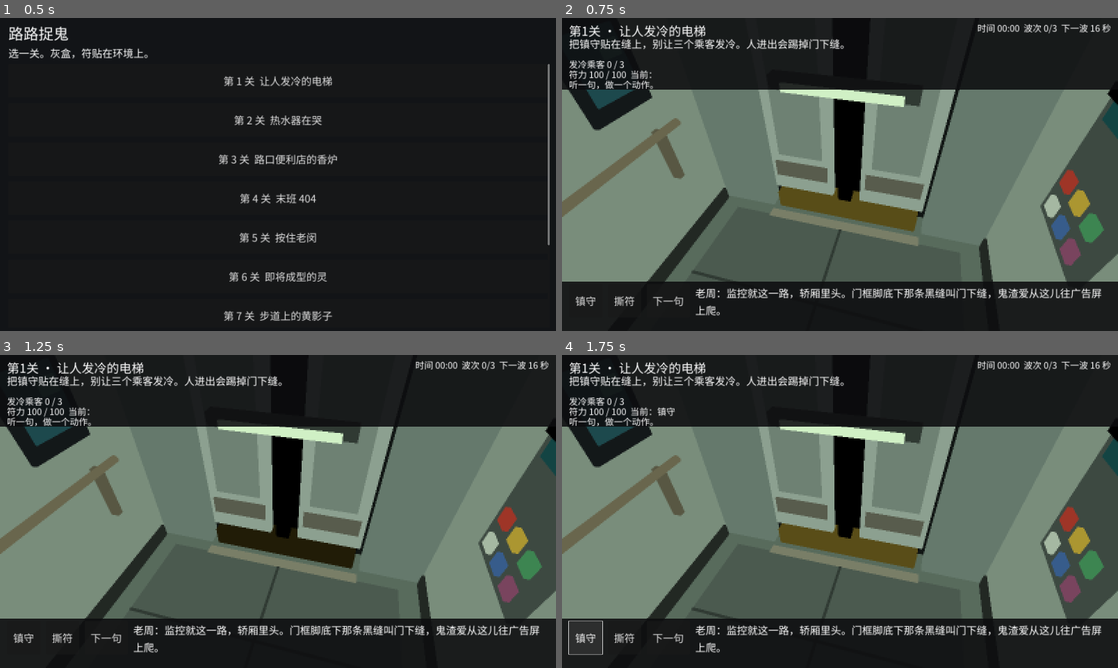
Above: before the commit, frames 1-4 (two rows, left to right).
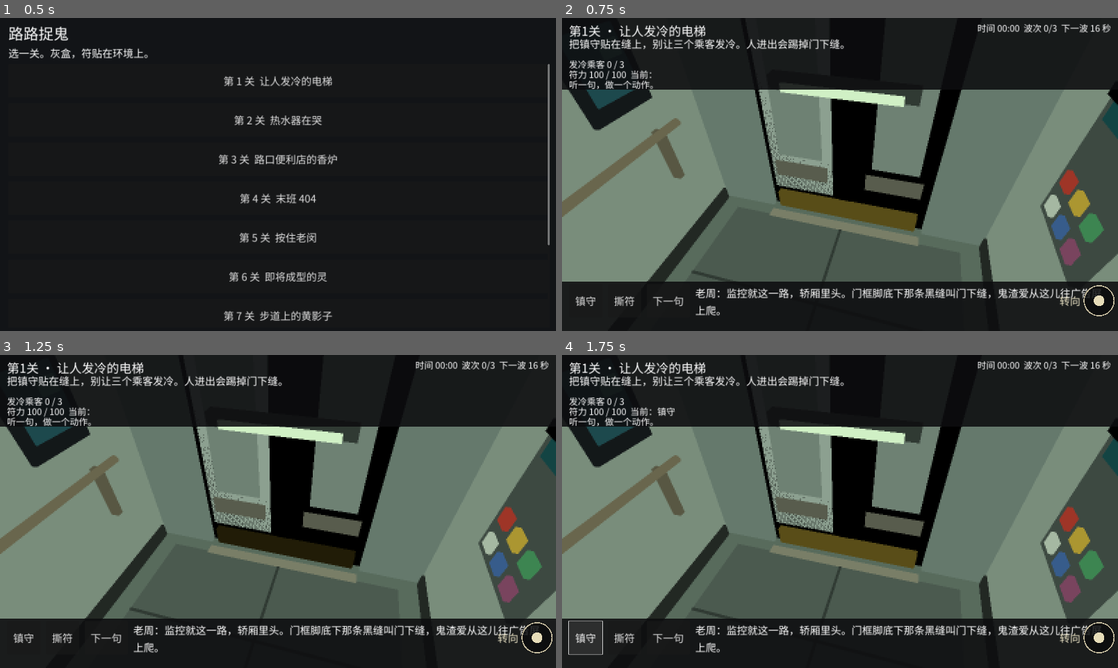
Above: after the commit, the same moments.

Repository: meathill/lulu-zhuogui
Game: Godot game, scene res://scenes/menu/level_select.tscn
Two runs of this game, one before a commit and one after it. Both use one fixed random seed, a clock stepped at 60 frames per second and the inputs below.
Inputs:
- Up to frame 1 (0.5 s): no input
- Up to frame 2 (0.75 s): click "第 1 关 让人发冷的电梯" at 0.5 s
- Up to frame 3 (1.25 s): no input
- Up to frame 4 (1.75 s): click "镇守" at 1.25 s

Frame 1 is identical in both runs. In frame 2, 3.6% of the frame differs, in the area x 34-100%, y 22-96%; in frame 3, 3.5%; in frame 4, 3.6%.

Commit message:
第1关用摇杆转向，竖屏先看见门和地面

Diff:
--- a/apps/game/src/levels/elevator_cabin.gd
+++ b/apps/game/src/levels/elevator_cabin.gd
@@ -1,7 +1,7 @@
 extends Node3D
 
-## 第 1 关轿厢。天花板角落的监控，大约 45° 俯视对着门。
-## 符位仍走灰盒的 slot id，这里只负责看得见的三维和点击射线。
+## 第 1 关轿厢。摄像头钉在角落，只能原地转头，不能平移，也不能靠拖屏缩放。
+## 竖屏一进来就多看见地面。横屏仍是原来大约 41° 的机位。符位走点击射线。
 
 var _world: Node3D
 var _camera: Camera3D
@@ -13,6 +13,27 @@
 var _grade: ColorRect
 var _seam_mesh: Dictionary = {}
 var _seam_color: Dictionary = {}
+var _solids: Array[AABB] = []
+var _shaft: Array[AABB] = []
+var _mount := Vector3(0.38, 1.92, 0.48)
+var _base_basis := Basis.IDENTITY
+var _yaw := 0.0
+var _pitch := 0.0
+var _fov := 56.0
+var _steered := false
+var _input_muted := false
+var _framed_key := ""
+var _stick_layer: CanvasLayer
+var _stick: StickPad
+var _stick_label: Label
+
+const YAW_MIN := -0.30
+const YAW_MAX := 0.48
+const PITCH_MIN := -0.34
+const PITCH_MAX := 0.26
+const PORTRAIT_PITCH := -0.10
+const PORTRAIT_FOV := 62.0
+const DESK_FOV := 56.0
 
 
 func setup() -> void:
@@ -33,13 +54,17 @@
 
 	_camera = Camera3D.new()
 	_camera.name = "Camera"
-	_camera.fov = 56.0
+	_camera.fov = _fov
 	_camera.near = 0.04
 	_camera.far = 30.0
 	_world.add_child(_camera)
-	# 后右上角，看向门下沿。水平距离和落差接近，俯角约 45°。
-	_camera.look_at_from_position(Vector3(0.38, 1.92, 0.48), Vector3(-0.02, 0.55, -1.05), Vector3.UP)
+	# 后右上角钉死。起始仍看向门下沿，俯角约 41°。之后只改朝向和视角。
+	_camera.look_at_from_position(_mount, Vector3(-0.02, 0.55, -1.05), Vector3.UP)
+	_mount = _camera.position
+	_base_basis = _camera.basis
 	_camera.current = true
+	_apply_pose()
+	_build_stick()
 	_add_grade()
 	print("轿厢机位已摆好")
 
@@ -77,15 +102,20 @@
 	var phone := _arg_value("--shot-phone")
 	if phone != "":
 		_capture_phone(phone)
-
-
-func _process(_delta: float) -> void:
+	if OS.get_cmdline_user_args().has("--shot-orbit"):
+		_capture_orbit()
+
+
+func _process(delta: float) -> void:
 	_fit_grade()
 	if not _bound or _camera == null:
 		return
 	_sync_slots()
 	_sync_spirits()
 	_pulse_seams()
+	_refresh_framing()
+	_layout_stick()
+	_apply_stick(delta)
 
 
 func pick(screen_pos: Vector2) -> String:
@@ -130,8 +160,8 @@
 
 
 func _build_doors() -> void:
-	# 门后的暗井，缝和门缝都透出这块黑。
-	_box(Vector3(0, 1.02, -1.48), Vector3(1.20, 2.10, 0.36), Color(0.015, 0.016, 0.018))
+	# 门后的暗井。射线把它当成门外，镜头不能转到只看见这口井。
+	_box(Vector3(0, 1.08, -1.46), Vector3(1.40, 2.24, 0.58), Color(0.015, 0.016, 0.018), true)
 	var door := Color(0.64, 0.66, 0.64)
 	var inset := Color(0.50, 0.53, 0.51)
 	# 两扇门悬在地面以上，底下留一条能看见的黑缝。
@@ -439,7 +469,7 @@
 	print("SHOT save %s %s %sx%s" % [path, err, image.get_width(), image.get_height()])
 
 
-func _box(pos: Vector3, size: Vector3, color: Color) -> MeshInstance3D:
+func _box(pos: Vector3, size: Vector3, color: Color, shaft: bool = false) -> MeshInstance3D:
 	var mesh_node := MeshInstance3D.new()
 	var mesh := BoxMesh.new()
 	mesh.size = size
@@ -447,6 +477,11 @@
 	mesh_node.position = pos
 	mesh_node.material_override = _solid(color)
 	_world.add_child(mesh_node)
+	var aabb := AABB(pos - size * 0.5, size)
+	if shaft:
+		_shaft.append(aabb)
+	else:
+		_solids.append(aabb)
 	return mesh_node
 
 
@@ -470,6 +505,288 @@
 	mat.albedo_color = color
 	mat.cull_mode = BaseMaterial3D.CULL_DISABLED
 	return mat
+
+
+func _build_stick() -> void:
+	_stick_layer = CanvasLayer.new()
+	_stick_layer.layer = 4
+	_stick_layer.name = "TurnStick"
+	get_parent().add_child(_stick_layer)
+	var root := Control.new()
+	root.mouse_filter = Control.MOUSE_FILTER_IGNORE
+	root.set_anchors_preset(Control.PRESET_FULL_RECT)
+	root.offset_right = 0
+	root.offset_bottom = 0
+	_stick_layer.add_child(root)
+	_stick_label = Label.new()
+	_stick_label.text = "转向"
+	_stick_label.mouse_filter = Control.MOUSE_FILTER_IGNORE
+	_stick_label.horizontal_alignment = HORIZONTAL_ALIGNMENT_RIGHT
+	_stick_label.vertical_alignment = VERTICAL_ALIGNMENT_CENTER
+	_stick_label.add_theme_font_override("font", UiTheme.font())
+	_stick_label.add_theme_color_override("font_color", Color(0.93, 0.9, 0.78))
+	root.add_child(_stick_label)
+	_stick = StickPad.new()
+	_stick.name = "Pad"
+	root.add_child(_stick)
+
+
+func _layout_stick() -> void:
+	if _stick == null or _stick_label == null:
+		return
+	var root := _stick.get_parent() as Control
+	var vis := get_viewport().get_visible_rect().size
+	root.position = Vector2.ZERO
+	root.size = vis
+	var slot := Rect2(vis.x * 0.70, vis.y * 0.72, vis.x * 0.26, vis.y * 0.08)
+	var hud: Variant = get_parent().get("hud")
+	if hud != null and hud.has_method("stick_slot"):
+		slot = hud.call("stick_slot")
+	var side := minf(slot.size.y, slot.size.x)
+	if side < 8.0:
+		return
+	_stick.size = Vector2(side, side)
+	_stick.position = Vector2(slot.position.x + slot.size.x - side, slot.position.y + (slot.size.y - side) * 0.5)
+	var label_w := maxf(0.0, _stick.position.x - slot.position.x - 6.0)
+	_stick_label.visible = label_w > side * 0.45
+	_stick_label.position = Vector2(slot.position.x, slot.position.y)
+	_stick_label.size = Vector2(label_w, slot.size.y)
+	var upp := 1.0
+	var win := DisplayServer.window_get_size()
+	if win.x > 1 and vis.x > 1.0:
+		upp = maxf(vis.x / float(win.x), vis.y / float(win.y))
+	_stick_label.add_theme_font_size_override("font_size", int(maxf(16.0, 15.0 * upp)))
+	if not _stick_label.visible:
+		_stick_label.visible = true
+		_stick_label.position = Vector2(_stick.position.x, _stick.position.y + side - 22.0 * upp)
+		_stick_label.size = Vector2(side, 20.0 * upp)
+		_stick_label.horizontal_alignment = HORIZONTAL_ALIGNMENT_CENTER
+
+
+func _apply_stick(delta: float) -> void:
+	if _input_muted or _stick == null:
+		return
+	var dir: Vector2 = _stick.dir
+	if dir.length() < 0.18:
+		return
+	_steered = true
+	# 摇杆向右，视线向右。摇杆向下，多看见地面。
+	_nudge(-dir.x * 0.9 * delta, -dir.y * 0.72 * delta)
+
+
+func _is_portrait() -> bool:
+	var win := DisplayServer.window_get_size()
+	if win.x > 2 and win.y > 2:
+		return win.y > win.x
+	var vis := get_viewport().get_visible_rect().size
+	return vis.y > vis.x
+
+
+func _refresh_framing() -> void:
+	var portrait := _is_portrait()
+	var key := "p" if portrait else "l"
+	var vis := get_viewport().get_visible_rect().size
+	key += ":%d:%d" % [int(vis.x), int(vis.y)]
+	if key == _framed_key:
+		return
+	_framed_key = key
+	_fov = PORTRAIT_FOV if portrait else DESK_FOV
+	if not _steered:
+		_yaw = 0.0
+		_pitch = PORTRAIT_PITCH if portrait else 0.0
+	_apply_pose()
+
+
+func _nudge(dyaw: float, dpitch: float) -> void:
+	var yaw := clampf(_yaw + dyaw, YAW_MIN, YAW_MAX)
+	var pitch := clampf(_pitch + dpitch, PITCH_MIN, PITCH_MAX)
+	var best := 0.0
+	if _pose_ok(yaw, pitch):
+		best = 1.0
+	else:
+		var lo := 0.0
+		var hi := 1.0
+		for _i in 8:
+			var mid := (lo + hi) * 0.5
+			if _pose_ok(lerpf(_yaw, yaw, mid), lerpf(_pitch, pitch, mid)):
+				best = mid
+				lo = mid
+			else:
+				hi = mid
+	if best > 0.001:
+		_yaw = lerpf(_yaw, yaw, best)
+		_pitch = lerpf(_pitch, pitch, best)
+	_apply_pose()
+
+
+func _basis_for(yaw: float, pitch: float) -> Basis:
+	var turned := _base_basis.rotated(Vector3.UP, yaw)
+	return turned.rotated(turned.x.normalized(), pitch)
+
+
+func _apply_pose() -> void:
+	if _camera == null:
+		return
+	_camera.position = _mount
+	_camera.basis = _basis_for(_yaw, _pitch)
+	_camera.fov = _fov
+
+
+func _play_span() -> Rect2:
+	var vis := get_viewport().get_visible_rect().size
+	var top := vis.y * 0.08
+	var bot := vis.y * 0.22
+	var hud: Variant = get_parent().get("hud")
+	if hud != null and hud.has_method("chrome_insets"):
+		var insets: Vector2 = hud.call("chrome_insets")
+		top = insets.x
+		bot = insets.y
+	var y0 := top + 6.0
+	var y1 := vis.y - bot - 6.0
+	if y1 - y0 < vis.y * 0.2:
+		y0 = vis.y * 0.08
+		y1 = vis.y * 0.72
+	return Rect2(vis.x * 0.04, y0, vis.x * 0.92, y1 - y0)
+
+
+func _pose_ok(yaw: float, pitch: float) -> bool:
+	if _camera == null:
+		return false
+	_camera.position = _mount
+	_camera.basis = _basis_for(yaw, pitch)
+	_camera.fov = _fov
+	var area := _play_span()
+	if area.size.x < 4.0 or area.size.y < 4.0:
+		return true
+	var shaft_n := 0
+	var n := 0
+	var cols := 5
+	var rows := 6
+	for r in rows:
+		for c in cols:
+			var sp := Vector2(
+				area.position.x + area.size.x * (float(c) + 0.5) / float(cols),
+				area.position.y + area.size.y * (float(r) + 0.5) / float(rows)
+			)
+			var kind := _ray_kind(sp)
+			n += 1
+			if kind == 0:
+				return false
+			if kind == 2:
+				shaft_n += 1
+	var corners: Array[Vector2] = [
+		area.position,
+		area.position + Vector2(area.size.x, 0.0),
+		area.position + Vector2(0.0, area.size.y),
+		area.position + Vector2(area.size.x, area.size.y),
+	]
+	for corner in corners:
+		var kind := _ray_kind(corner)
+		if kind != 1:
+			return false
+	return float(shaft_n) / float(n) <= 0.28
+
+
+func _ray_kind(screen_pos: Vector2) -> int:
+	var origin := _camera.project_ray_origin(screen_pos)
+	var dir := _camera.project_ray_normal(screen_pos)
+	var solid := 100000.0
+	var shaft := 100000.0
+	for box in _solids:
+		var dist := _ray_aabb(origin, dir, box)
+		if dist >= 0.0 and dist < solid:
+			solid = dist
+	for box in _shaft:
+		var dist := _ray_aabb(origin, dir, box)
+		if dist >= 0.0 and dist < shaft:
+			shaft = dist
+	if solid > 30.0 and shaft > 30.0:
+		return 0
+	if shaft + 0.02 < solid:
+		return 2
+	return 1
+
+
+func _sweep(which: String) -> Vector2:
+	var lo := 0.0
+	var hi := 0.0
+	var step := 0.02
+	if which == "yaw":
+		var y := 0.0
+		while y - step >= YAW_MIN and _pose_ok(y - step, _pitch):
+			y -= step
+			lo = y
+		y = 0.0
+		while y + step <= YAW_MAX and _pose_ok(y + step, _pitch):
+			y += step
+			hi = y
+	else:
+		var p := 0.0
+		while p - step >= PITCH_MIN and _pose_ok(_yaw, p - step):
+			p -= step
+			lo = p
+		p = 0.0
+		while p + step <= PITCH_MAX and _pose_ok(_yaw, p + step):
+			p += step
+			hi = p
+	_apply_pose()
+	return Vector2(lo, hi)
+
+
+func _capture_orbit() -> void:
+	DisplayServer.window_set_mode(DisplayServer.WINDOW_MODE_WINDOWED)
+	DisplayServer.window_set_size(Vector2i(390, 844))
+	get_window().size = Vector2i(390, 844)
+	for _i in 30:
+		await get_tree().process_frame
+	_framed_key = ""
+	_steered = false
+	_refresh_framing()
+	_layout_stick()
+	for _i in 6:
+		await get_tree().process_frame
+	var vis := get_viewport().get_visible_rect()
+	print("SPACE vp %s vis %s win %s fov %.1f pitch %.2f home_ok %s" % [
+		get_viewport().size, vis, DisplayServer.window_get_size(), _fov, rad_to_deg(_pitch), _pose_ok(_yaw, _pitch)
+	])
+	_apply_pose()
+	var home_seam := _camera.unproject_position(Vector3(0.0, 0.55, -1.16))
+	print("HOME pick %s at %s" % [pick(home_seam), home_seam])
+	await RenderingServer.frame_post_draw
+	_save_shot("/workspace/lulu-zhuogui/apps/game/build/shots/orbit-start.png")
+	_steered = true
+	_input_muted = true
+	if _stick != null:
+		_stick.dir = Vector2(0.62, 0.55)
+		_stick.queue_redraw()
+	_nudge(-0.08, -0.05)
+	for _i in 4:
+		await get_tree().process_frame
+	print("STICK yaw %.2f pitch %.2f" % [rad_to_deg(_yaw), rad_to_deg(_pitch)])
+	await RenderingServer.frame_post_draw
+	_save_shot("/workspace/lulu-zhuogui/apps/game/build/shots/orbit-stick.png")
+	if _stick != null:
+		_stick.dir = Vector2.ZERO
+		_stick.queue_redraw()
+	var y := _yaw
+	var p := _pitch
+	while p - 0.02 >= PITCH_MIN and _pose_ok(y, p - 0.02):
+		p -= 0.02
+	while y - 0.02 >= YAW_MIN and _pose_ok(y - 0.02, p):
+		y -= 0.02
+	_yaw = y
+	_pitch = p
+	_apply_pose()
+	var past := _pose_ok(y - 0.02, p) or _pose_ok(y, p - 0.02)
+	print("LIMIT yaw %.2f pitch %.2f past %s ok %s" % [rad_to_deg(_yaw), rad_to_deg(_pitch), past, _pose_ok(_yaw, _pitch)])
+	for _i in 4:
+		await get_tree().process_frame
+	await RenderingServer.frame_post_draw
+	_save_shot("/workspace/lulu-zhuogui/apps/game/build/shots/orbit-limit.png")
+	var seam := Vector3(0.0, 0.7, -1.16)
+	var sp := _camera.unproject_position(seam)
+	print("PICK %s at %s" % [pick(sp), sp])
+	get_tree().quit(0)
 
 
 func _ray_aabb(origin: Vector3, dir: Vector3, box: AABB) -> float:
@@ -499,3 +816,45 @@
 	if tmax < 0.0:
 		return -1.0
 	return tmin
+
+class StickPad extends Control:
+	var dir := Vector2.ZERO
+	var _held := false
+
+	func _ready() -> void:
+		mouse_filter = Control.MOUSE_FILTER_STOP
+
+	func _gui_input(event: InputEvent) -> void:
+		if event is InputEventMouseButton:
+			var mouse := event as InputEventMouseButton
+			if mouse.button_index != MOUSE_BUTTON_LEFT:
+				return
+			_held = mouse.pressed
+			if mouse.pressed:
+				_from(mouse.position)
+			else:
+				dir = Vector2.ZERO
+				queue_redraw()
+			accept_event()
+		elif event is InputEventMouseMotion and _held:
+			_from((event as InputEventMouseMotion).position)
+			accept_event()
+
+	func _from(point: Vector2) -> void:
+		var center := size * 0.5
+		var radius := minf(size.x, size.y) * 0.42
+		if radius < 1.0:
+			return
+		var offset := point - center
+		if offset.length() > radius:
+			offset = offset.normalized() * radius
+		dir = offset / radius
+		queue_redraw()
+
+	func _draw() -> void:
+		var center := size * 0.5
+		var radius := minf(size.x, size.y) * 0.5
+		draw_circle(center, radius * 0.96, Color(0.04, 0.045, 0.05, 0.82))
+		draw_arc(center, radius * 0.9, 0.0, TAU, 36, Color(0.8, 0.76, 0.64, 0.95), maxf(2.0, radius * 0.07))
+		var knob := center + dir * radius * 0.4
+		draw_circle(knob, radius * 0.32, Color(0.92, 0.88, 0.74, 0.98))
--- a/apps/game/src/ui/hud_bar.gd
+++ b/apps/game/src/ui/hud_bar.gd
@@ -127,6 +127,16 @@
 
 func set_zhou(text: String) -> void:
 	_zhou.text = text
+
+
+func chrome_insets() -> Vector2:
+	var top_h := 0.0
+	var bot_h := 0.0
+	if _top != null:
+		top_h = _top.size.y
+	if _bottom != null:
+		bot_h = _bottom.size.y
+	return Vector2(top_h, bot_h)
 
 
 func set_dialogue(text: String) -> void:
@@ -431,6 +441,34 @@
 
 
 
+func stick_slot() -> Rect2:
+	# 摇杆落在底栏里、三个操作钮的右侧。盖不住门，也不改按钮的位置。
+	if _bottom == null or _bottom_buttons.is_empty():
+		var vis := _visible_size()
+		return Rect2(vis.x * 0.70, vis.y * 0.70, vis.x * 0.26, vis.y * 0.10)
+	var right := 0.0
+	var top := 100000.0
+	var bottom := 0.0
+	for button in _bottom_buttons:
+		right = maxf(right, button.position.x + button.size.x)
+		top = minf(top, button.position.y)
+		bottom = maxf(bottom, button.position.y + button.size.y)
+	var y := _bottom.position.y + top
+	var h := bottom - top
+	var dialogue_y := _bottom.position.y + _dialogue.position.y
+	if _dialogue.position.y > top + 4.0:
+		h = minf(h, maxf(8.0, dialogue_y - y - 4.0))
+	var x := _bottom.position.x + right + 10.0
+	var w := _bottom.position.x + _bottom.size.x - 8.0 - x
+	if w < h * 0.85:
+		var side := minf(h * 1.15, _bottom.size.x * 0.22)
+		var bx := _bottom.position.x + _bottom.size.x - side - 8.0
+		var by := _bottom.position.y + 6.0
+		var bh := minf(side, maxf(8.0, dialogue_y - by - 4.0))
+		return Rect2(bx, by, side, bh)
+	return Rect2(x, y, w, maxf(8.0, h))
+
+
 func _attach(node: Node, parent: Node) -> void:
 	if node.get_parent() == parent:
 		return
